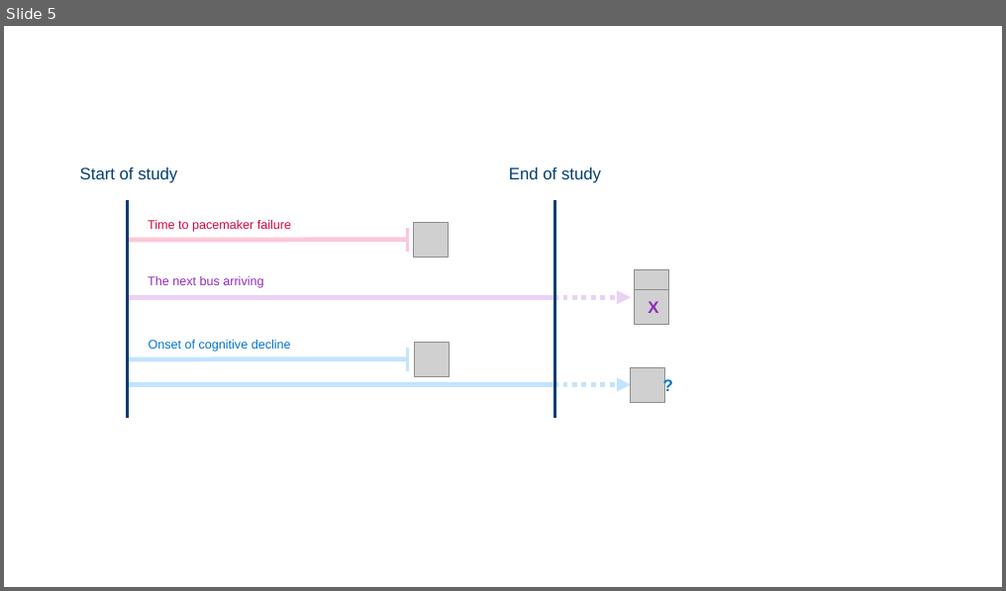
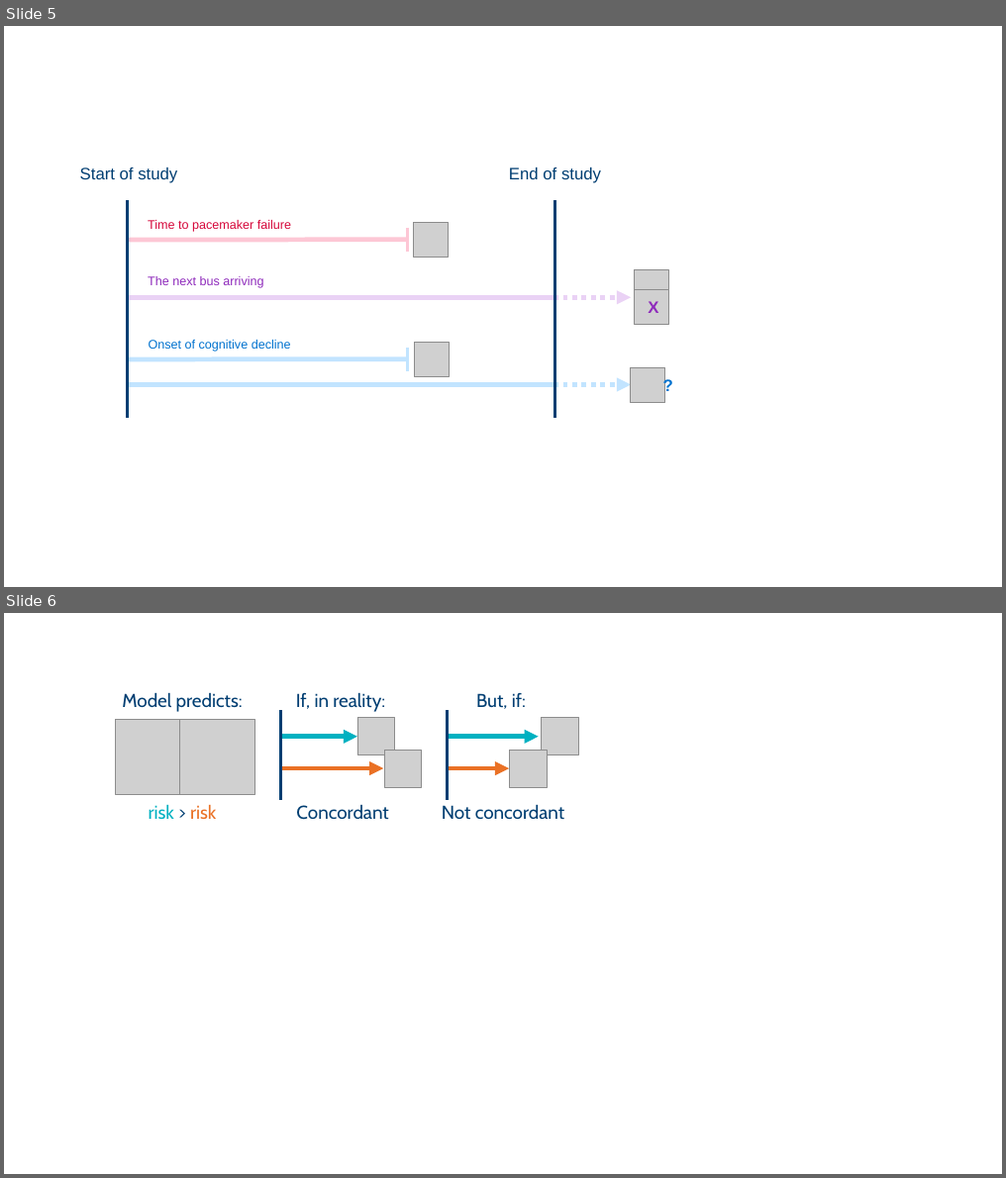
Before and after one commit to cambiotraining/stats-survival-analysis, a slide deck: materials/images/repo-figures.pptx. Shown one above the other, each under a label of ours: slide 5 before the commit, slides 5 and 6 after it. The pictures are 1006x591 and 1006x1178 pixels, drawn with LibreOffice and Linux fonts; fonts in the diff are those of the drawing; grey boxes stand for pictures. Boxes give left, top, right and bottom in pixels: in the first picture for what was removed or moved away, otherwise in the second. Text is boxed around its words. In the diff, an @@ line names an element or a change of style, - is before the commit and + after.

```diff
--- a/materials/images/repo-figures.pptx
+++ b/materials/images/repo-figures.pptx
@@ slide 6 added at box(4, 613, 1002, 1174), background #FFFFFF @@
@@ text added at box(122, 692, 243, 819), 18 pt, text #003E72 @@
+Model predicts:
+risk > risk
@@ text added at box(296, 692, 388, 820), 18 pt, text #003E72 @@
+If, in reality:
+Concordant
@@ text added at box(442, 693, 564, 820), 18 pt, text #003E72 @@
+But, if:
+Not concordant
@@ picture added at box(116, 719, 190, 794) @@
@@ picture added at box(180, 719, 254, 794) @@
@@ line added from (281, 710) to (281, 800), #003E72 3 pt @@
@@ picture added at box(357, 718, 395, 756) @@
@@ line added from (448, 710) to (448, 800), #003E72 3 pt @@
@@ picture added at box(542, 718, 579, 756) @@
@@ arrow added from (281, 737) to (357, 737), #00B1C1 4.5 pt @@
@@ picture added at box(384, 750, 422, 787) @@
@@ arrow added from (448, 737) to (539, 737), #00B1C1 4.5 pt @@
@@ picture added at box(510, 750, 548, 787) @@
@@ arrow added from (281, 768) to (383, 768), #EA7125 4.5 pt @@
@@ arrow added from (448, 768) to (509, 768), #EA7125 4.5 pt @@
```
Also in this commit, not shown: 41 other files.
